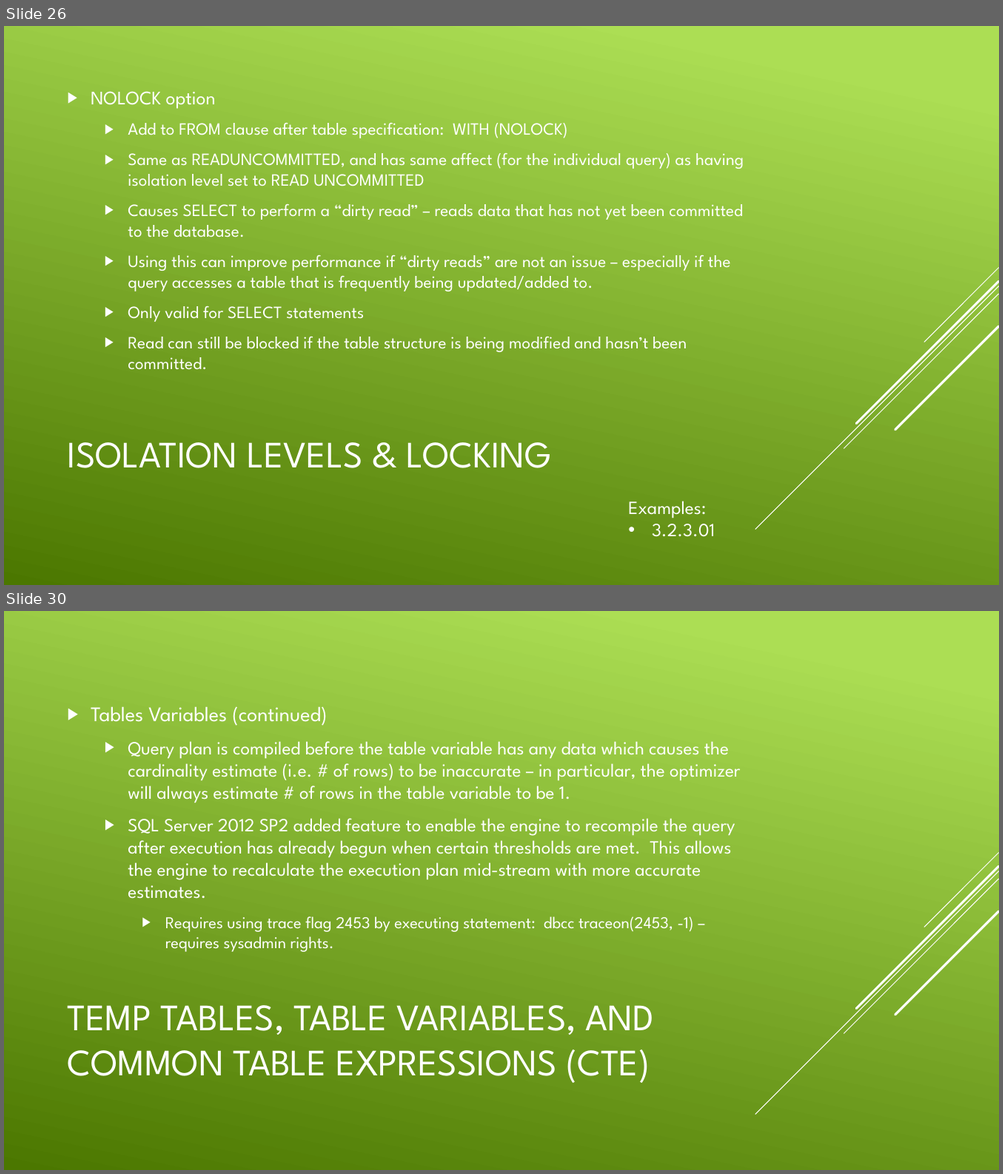
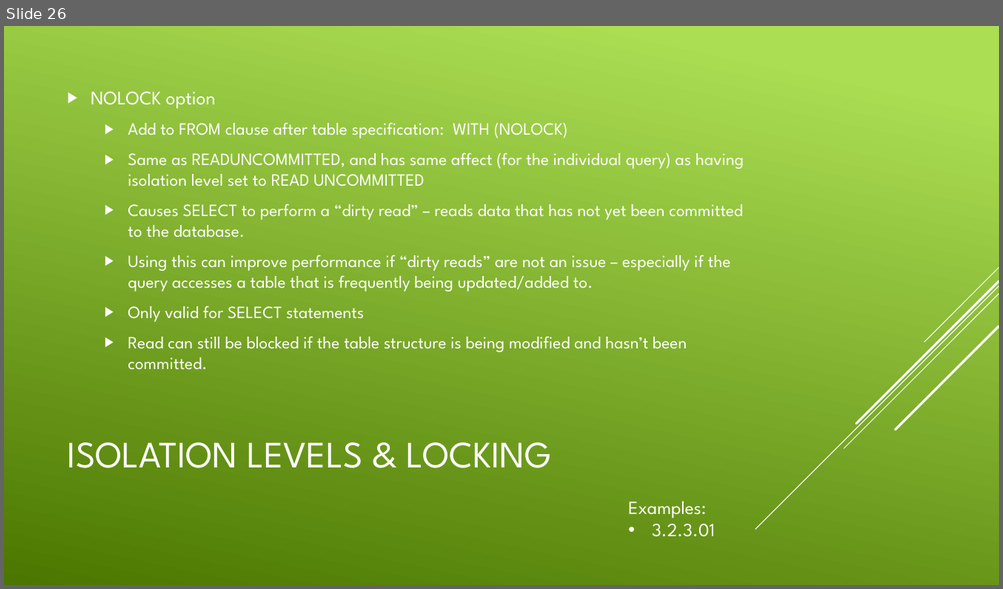
Before and after one commit to CodePro-JHenry/SQLOptimize, a slide deck: Presentations/Week 3.pptx. Shown one above the other, each under a label of ours: slides 26 and 30 before the commit, slide 26 after it; the slides between them are not shown. The pictures are 1003x1174 and 1003x589 pixels, drawn with LibreOffice and Linux fonts; fonts in the diff are those of the drawing. Boxes give left, top, right and bottom in pixels: in the first picture for what was removed or moved away, otherwise in the second. Text is boxed around its words. In the diff, an @@ line names an element or a change of style, - is before the commit and + after.

```diff
--- a/Presentations/Week 3.pptx
+++ b/Presentations/Week 3.pptx
@@ slide 30 removed at [4, 611, 999, 1170], background gradient #ACDF55 to #4C7800; not listed: 5 template elements that a slide beside it also shows @@
@@ text removed at [91, 706, 740, 952] @@
-▶ Tables Variables (continued)
-  ▶ Query plan is compiled before the table variable has any data which causes the cardinality estimate (i.e. # of rows) to be inaccurate – in particular, the optimizer will always estimate # of rows in the table variable to be 1.
-  ▶ SQL Server 2012 SP2 added feature to enable the engine to recompile the query after execution has already begun when certain thresholds are met. This allows the engine to recalculate the execution plan mid-stream with more accurate estimates.
-    ▶ Requires using trace flag 2453 by executing statement: dbcc traceon(2453, -1) – requires sysadmin rights.
@@ title removed at [68, 1005, 654, 1083] @@
-TEMP TABLES, TABLE VARIABLES, AND COMMON TABLE EXPRESSIONS (CTE)
```
Also in this commit, not shown: 8 other slides removed, 26 other files.
